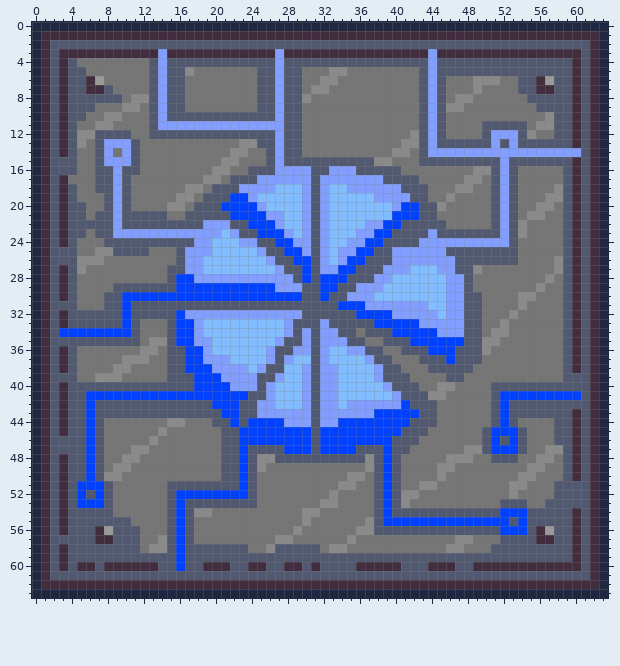
A pixel-art sprite gets an edit: assets/textures/teleporter.png. This is how it looked before the edit.
The file is 64x64 pixels.
The same view after the edit:
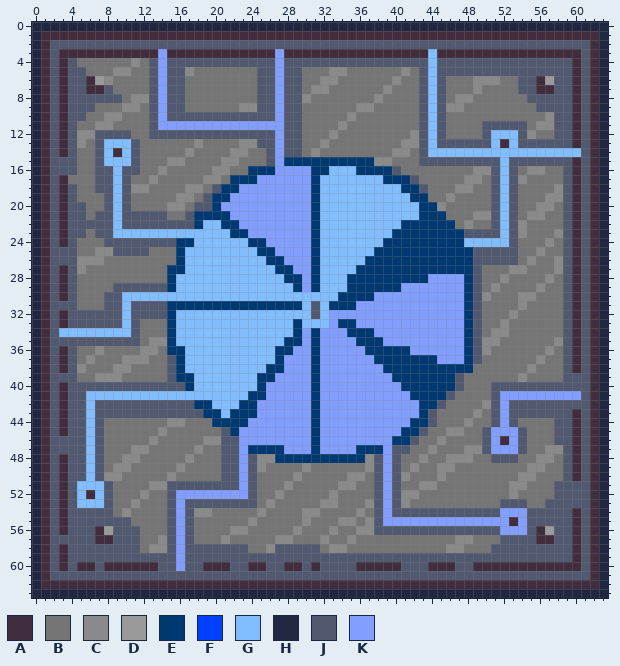
Palette (. is transparent): A #412d3d  B #757575  C #8a8a8a  D #9a9a9a  E #003971  F #0041ff  G #82beff  H #202841  J #515971  K #829eff
Edits made:
Changed rows in their new state; - is an unchanged pixel.
first column x 3:
 3 -----------------------------------------G----------------
 4 --------C--------------------------------G----------------
 5 ------CC------------------------------C--G----------------
 6 -----C-------------------------------C---G----------------
 7 ------------------------------------C----G----------------
 8 -----------------------------------C-----G----------------
 9 --------------------CC-----------CC------G----------------
10 --------------------------------C--------G----------------
11 -------------------------------C---------G----------------
12 ------------------------------C----------G------GGG-------
13 -----GGG-------C-------------C-----------G------GAG-------
14 -----GAG------C-------------C------------GGGGGGGGGGGGGGGGG
15 -----GGG----CC-----------EEEEEEEEEE--------------G--------
16 ------G----C---------EEE----EEGGGEEEE------------G--CC----
17 ------G---C--------EEE------EGGGGGGGEEE----------G-C------
18 ------G-CC--------EE----KKK-EG--GGGGGGEE---------G--------
19 ------G----------EEKK-KKKKK-EG-----GGGGEE--------G--------
20 ------G----------EKKKK-KKKK-EG-------GGGEE-------G--------
21 ------G--------EEEEKKKK--KK-EG-------GGGEEE---CC-G--------
22 ------G--------EGGEEKKKK-KK-EG----GGGGEEEEEE-C---G--------
23 ------GGGGGGGGGGGG-EEKKKK-K-EG---GGGGEEEEEEEE----G-----C--
24 -------------EEGG---GEEKKK--EG--GGGGEEEEEEEEEGGGGG----C---
25 -------------EGGG-----EEKKK-EG-GGGGEEEEEEEEEEE-------C----
26 -------------EGG-------EEKKKEG-GGGEEEEEEEEEEEE------C-----
27 ------------EEGG--------EEKKEGGGGEEEEEEEEEEEEEJ---CC------
28 ------------EGGGGGGGGGGGGEEKEGGGEEEEEEEEEKK--EJ--C--------
29 ------------EGGGGGGGGGGGGGEKEGGGEEEEEEKKKKK--EJ-C---------
30 -------GGGGGGGGGGGGGGGGGGGGGGGGEEEEKKKKKKKK--E-C----------
31 -------G----EEEEEEEEEEEEEEEG-GEEEK-------KK--E------------
32 -------G----EGGGGGGGGGGGGGGG-GKKKKKKK-----K--E------------
33 -------G----EGGG---------GEGGGKEEKKKKKKK-----E------------
34 GGGGGGGG----EGGG---------GE-E--KEEEKKKKKKK---E------------
35 ------------EGGGG-------GEE-E---KEEEKKKKKKKKKE---------C--
36 ----C-------EEGGG------GEE--E-KK--EEEEEKKKKKKE--------C---
37 ---C---------EGGGGG----GE-KKE-KKKK-EEEEEEEKKKE-------C----
38 --C----------EGGGGGGG-GEEKK-E--KKKK-EEEEEEEEEE------C-----
39 -------------EEGGGGGGGEE-KK-E--KKKK-KEEEEEEE-------C------
40 --------------EGGGGGGGE-KKK-E--KKKKK-KEEEEEEJ-------------
41 ---GGGGGGGGGGGGGGGGGGEE-KKK-E--KKKKKK-KEEEEJ-----KKKKKKKKK
42 ---G-----------EEGGGEE--KKK-E--K------KKEEJ----C-K--------
43 ---G------------EEGEEE------E------KKKKKE-----C--K--------
44 ---G-------------EEEEKKKK---E--KKKKKKKKEE----C---K--------
45 ---G---------------EKKKKKKKKEKKKKKKKKKEE---CC---KKK-------
46 ---G------------CC--KKKKKKKKEKKKKKKKKEE---C-----KAK-------
47 ---G-----------C----KEEEEKKKEKKKKEEEK----C------KKK-------
48 ---G----------C-----K---EEEEEEEEEE--K---C-----------------
49 ---G---------C------K------C--------K--C------------------
50 ---G--------C-------K-----C---------K-C-------------------
51 --GGG-----CC--------K----C----------K---------------------
52 --GAG----C---KKKKKKKK---C-----------K---------------------
53 --GGG---C----K---------C----------C-K---------------------
54 -------C-----K--------C----------C--K------------KKK------
55 -------------K-------C---------CC---KKKKKKKKKKKKKKAK------
56 -------------K-----CC---------C------------------KKK------
57 -------------K----C----------C----------------------------
58 -------------K--------------------------------------------
59 -------------K--------------------------------------------
60 -------------K--------------------------------------------
